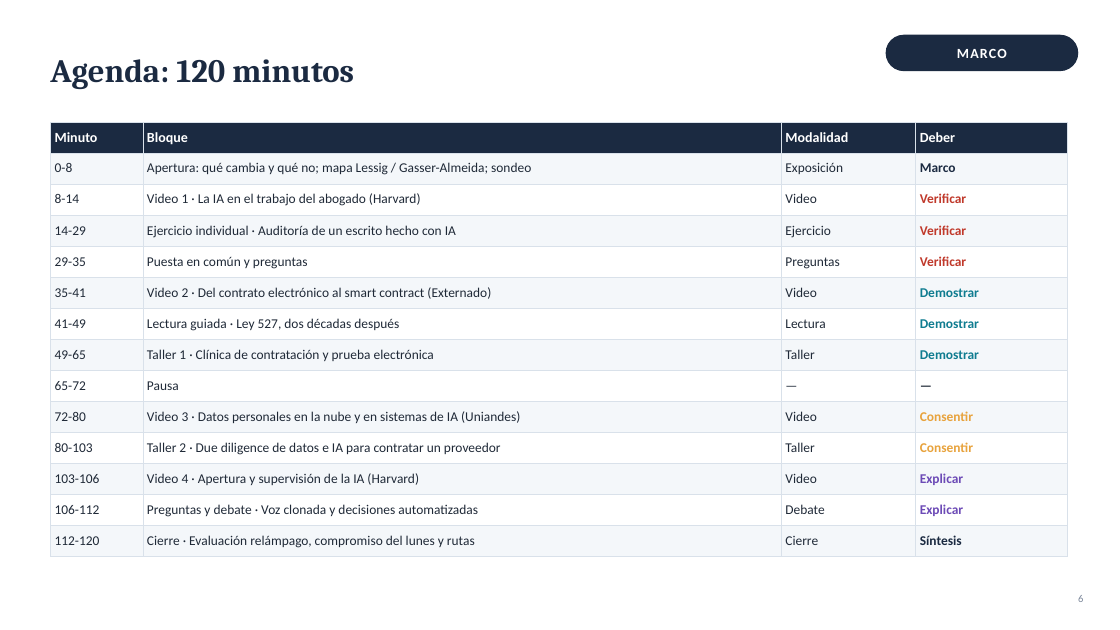
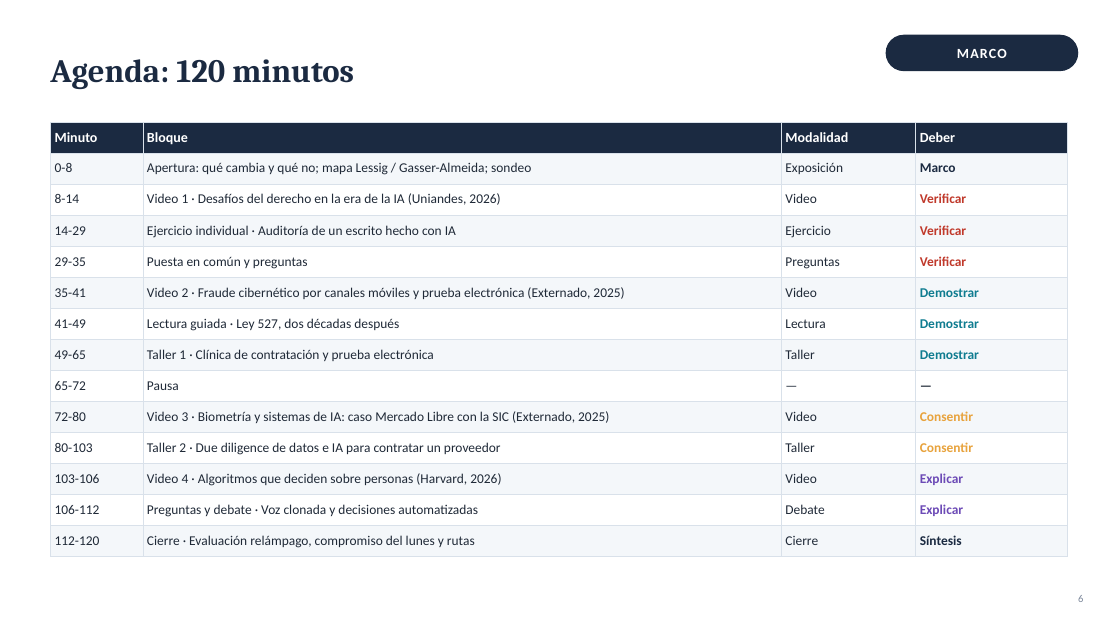
Before and after one commit to Arturoramos22/Arturoramos22, a slide deck: slide 6 of conferencia-derecho-tecnologia/DIAPOSITIVAS.pptx. Drawn at 1120x630 pixels with LibreOffice and Linux fonts; fonts in the diff are those of the drawing. Boxes give left, top, right and bottom in pixels: in the first picture for what was removed or moved away, otherwise in the second. Text is boxed around its words. In the diff, an @@ line names an element or a change of style, - is before the commit and + after.

```diff
--- a/conferencia-derecho-tecnologia/DIAPOSITIVAS.pptx
+++ b/conferencia-derecho-tecnologia/DIAPOSITIVAS.pptx
@@ table at (50, 122, 1067, 552) @@
-row 3, column 2: Video 1 · La IA en el trabajo del abogado (Harvard)
+row 3, column 2: Video 1 · Desafíos del derecho en la era de la IA (Uniandes, 2026)
-row 6, column 2: Video 2 · Del contrato electrónico al smart contract (Externado)
+row 6, column 2: Video 2 · Fraude cibernético por canales móviles y prueba electrónica (Externado, 2025)
-row 10, column 2: Video 3 · Datos personales en la nube y en sistemas de IA (Uniandes)
+row 10, column 2: Video 3 · Biometría y sistemas de IA: caso Mercado Libre con la SIC (Externado, 2025)
-row 12, column 2: Video 4 · Apertura y supervisión de la IA (Harvard)
+row 12, column 2: Video 4 · Algoritmos que deciden sobre personas (Harvard, 2026)
```
Also in this commit, not shown: 9 other slides changed, 6 other files.
